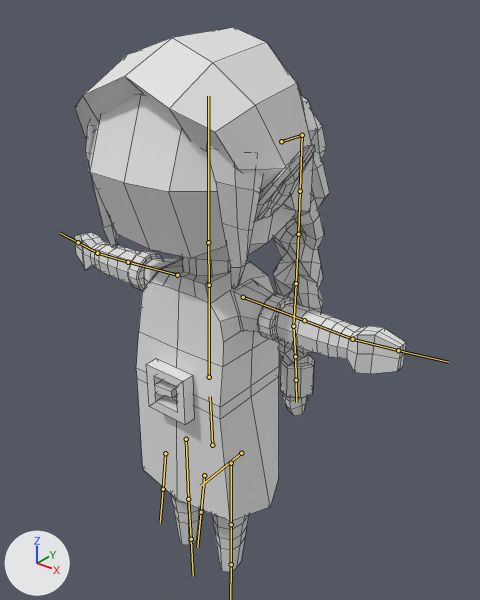
An edit to the FBX model Example/TestGraphicsApplication/Models/Character/Girl.fbx, drawn before and after from the same camera.
Before and after are seen from a camera (50 mm lens) standing at (0.00696, -0.00777, 0.011) and looking at (-0.0001, 0.00107, 0.00552). The axes (+X, +Y, +Z) are drawn at lower left. The lights are the same throughout. The bones that bend it are drawn over the model as lines. Mesh edges are drawn as thin lines.

Names of what the first picture shows: 'Body'.
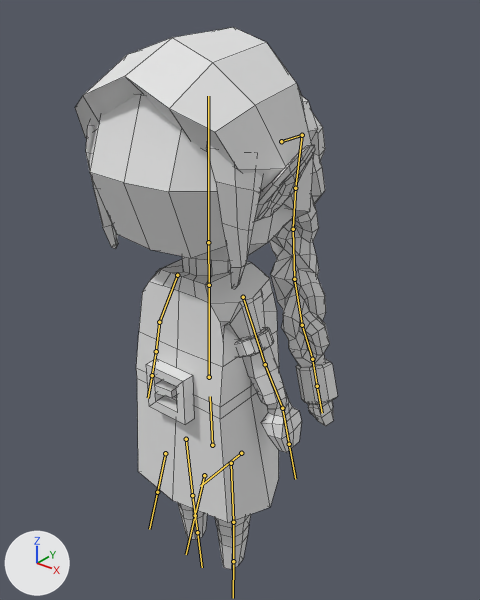
The newer file adds an action. The first version stands in its rest pose; the second is drawn at frame 4 of the action 'Skeleton|Action'.

Location of each change, (x1, y1, x2, y2) in pixels of the pictures (480 x 600 px):
```json
{"object": "Body", "change": "posed", "before": [74, 27, 406, 573], "after": [75, 27, 338, 570], "on screen": "21% narrower"}
{"bone": "LeftUpperArm", "before": "(243, 297) to (304, 320)", "after": "(243, 297) to (265, 364)"}
{"bone": "LeftLowerArm", "before": "(304, 320) to (352, 339)", "after": "(265, 364) to (282, 408)"}
{"bone": "LeftHand", "before": "(352, 339) to (398, 350)", "after": "(282, 408) to (289, 444)"}
{"bone": "RightUpperArm", "before": "(177, 275) to (128, 262)", "after": "(177, 275) to (159, 322)"}
{"bone": "RightLowerArm", "before": "(128, 262) to (97, 253)", "after": "(159, 322) to (156, 351)"}
{"bone": "RightHand", "before": "(97, 253) to (78, 242)", "after": "(156, 351) to (152, 375)"}
{"bone": "Braid1", "before": "(302, 135) to (300, 191)", "after": "(302, 135) to (295, 188)"}
{"bone": "Brain2", "before": "(300, 191) to (298, 233)", "after": "(295, 188) to (293, 228)"}
{"bone": "Braid3", "before": "(298, 234) to (296, 283)", "after": "(293, 229) to (294, 279)"}
{"bone": "Braid4", "before": "(296, 283) to (293, 326)", "after": "(294, 279) to (302, 324)"}
{"bone": "Braid5", "before": "(293, 326) to (295, 356)", "after": "(302, 325) to (312, 358)"}
{"bone": "Braid6", "before": "(295, 356) to (296, 380)", "after": "(312, 359) to (317, 386)"}
{"bone": "FrontSkirtLeft", "before": "(204, 475) to (201, 512)", "after": "(204, 475) to (195, 515)"}
{"bone": "FrontSkirtRight", "before": "(165, 453) to (163, 489)", "after": "(165, 453) to (157, 492)"}
{"bone": "LeftThigh", "before": "(231, 463) to (231, 524)", "after": "(231, 463) to (233, 521)"}
{"bone": "LeftCalf", "before": "(231, 524) to (231, 564)", "after": "(233, 522) to (233, 561)"}
{"bone": "RightThigh", "before": "(186, 439) to (188, 498)", "after": "(186, 439) to (192, 495)"}
```

The change, as JSON lines over the scene's bpy script:
```json
{"block": "bone_leftupperarm", "where": "bone_leftupperarm = bpy.data.objects['Skeleton'].pose.bones['LeftUpperArm']  # child of 'UpperSpine'"}
{"op": "set", "path": "bone_leftupperarm.rotation_quaternion", "old": "(1.0, 0.0, 0.0, 0.0)", "new": "(0.844, 0.243, 0.001, -0.479)", "note": "degrees (0, 0, 0) -> degrees (25, 14, -56)"}
{"block": "bone_leftlowerarm", "where": "bone_leftlowerarm = bpy.data.objects['Skeleton'].pose.bones['LeftLowerArm']  # child of 'LeftUpperArm'"}
{"op": "set", "path": "bone_leftlowerarm.rotation_quaternion", "old": "(1.0, 0.0, 0.0, 0.0)", "new": "(0.95, -0.029, 0.309, -0.043)", "note": "degrees (0, 0, 0) -> degrees (-6, 36, -7)"}
{"block": "bone_lefthand", "where": "bone_lefthand = bpy.data.objects['Skeleton'].pose.bones['LeftHand']  # child of 'LeftLowerArm'"}
{"op": "set", "path": "bone_lefthand.rotation_quaternion", "old": "(1.0, 0.0, 0.0, 0.0)", "new": "(0.88, -0.095, 0.445, -0.137)", "note": "degrees (0, 0, 0) -> degrees (-26, 49, -30)"}
{"block": "bone_rightupperarm", "where": "bone_rightupperarm = bpy.data.objects['Skeleton'].pose.bones['RightUpperArm']  # child of 'UpperSpine'"}
{"op": "set", "path": "bone_rightupperarm.rotation_quaternion", "old": "(1.0, 0.0, 0.0, 0.0)", "new": "(0.851, 0.233, 0.004, 0.471)", "note": "degrees (0, 0, 0) -> degrees (24, -12, 55)"}
{"block": "bone_rightlowerarm", "where": "bone_rightlowerarm = bpy.data.objects['Skeleton'].pose.bones['RightLowerArm']  # child of 'RightUpperArm'"}
{"op": "set", "path": "bone_rightlowerarm.rotation_quaternion", "old": "(1.0, 0.0, 0.0, 0.0)", "new": "(0.98, -0.016, -0.184, 0.079)", "note": "degrees (0, 0, 0) -> degrees (-4, -21, 10)"}
{"block": "bone_righthand", "where": "bone_righthand = bpy.data.objects['Skeleton'].pose.bones['RightHand']  # child of 'RightLowerArm'"}
{"op": "set", "path": "bone_righthand.rotation_quaternion", "old": "(1.0, 0.0, 0.0, 0.0)", "new": "(0.971, 0.069, -0.207, 0.1)", "note": "degrees (0, 0, 0) -> degrees (6, -25, 10)"}
{"block": "bone_braid1", "where": "bone_braid1 = bpy.data.objects['Skeleton'].pose.bones['Braid1']  # child of 'Braid0'"}
{"op": "set", "path": "bone_braid1.rotation_quaternion", "old": "(1.0, 0.0, 0.0, 0.0)", "new": "(0.996, 0.038, -0.032, 0.069)", "note": "degrees (0, 0, 0) -> degrees (4, -4, 8)"}
{"block": "bone_brain2", "where": "bone_brain2 = bpy.data.objects['Skeleton'].pose.bones['Brain2']  # child of 'Braid1'"}
{"op": "set", "path": "bone_brain2.rotation_quaternion", "old": "(1.0, 0.0, 0.0, 0.0)", "new": "(0.999, -0.009, -0.032, -0.03)", "note": "degrees (0, 0, 0) -> degrees (-1, -4, -3)"}
{"block": "bone_braid3", "where": "bone_braid3 = bpy.data.objects['Skeleton'].pose.bones['Braid3']  # child of 'Brain2'"}
{"op": "set", "path": "bone_braid3.rotation_quaternion", "old": "(1.0, 0.0, 0.0, 0.0)", "new": "(0.995, -0.052, -0.029, -0.085)", "note": "degrees (0, 0, 0) -> degrees (-6, -4, -10)"}
{"block": "bone_braid4", "where": "bone_braid4 = bpy.data.objects['Skeleton'].pose.bones['Braid4']  # child of 'Braid3'"}
{"op": "set", "path": "bone_braid4.rotation_quaternion", "old": "(1.0, 0.0, 0.0, 0.0)", "new": "(0.994, -0.048, -0.028, -0.089)", "note": "degrees (0, 0, 0) -> degrees (-5, -4, -10)"}
{"block": "bone_braid5", "where": "bone_braid5 = bpy.data.objects['Skeleton'].pose.bones['Braid5']  # child of 'Braid4'"}
{"op": "set", "path": "bone_braid5.rotation_quaternion", "old": "(1.0, 0.0, 0.0, 0.0)", "new": "(0.999, 0.001, -0.032, -0.03)", "note": "degrees (0, 0, 0) -> degrees (0, -4, -3)"}
{"block": "bone_braid6", "where": "bone_braid6 = bpy.data.objects['Skeleton'].pose.bones['Braid6']  # child of 'Braid5'"}
{"op": "set", "path": "bone_braid6.rotation_quaternion", "old": "(1.0, 0.0, 0.0, 0.0)", "new": "(0.998, -0.025, -0.037, 0.042)", "note": "degrees (0, 0, 0) -> degrees (-3, -4, 5)"}
{"block": "bone_frontskirtleft", "where": "bone_frontskirtleft = bpy.data.objects['Skeleton'].pose.bones['FrontSkirtLeft']  # child of 'LowerSpine'"}
{"op": "set", "path": "bone_frontskirtleft.rotation_quaternion", "old": "(1.0, 0.0, 0.0, 0.0)", "new": "(0.995, -0.104, -0.003, -0.002)", "note": "degrees (0, 0, 0) -> degrees (-12, 0, 0)"}
{"block": "bone_frontskirtright", "where": "bone_frontskirtright = bpy.data.objects['Skeleton'].pose.bones['FrontSkirtRight']  # child of 'LowerSpine'"}
{"op": "set", "path": "bone_frontskirtright.rotation_quaternion", "old": "(1.0, 0.0, 0.0, 0.0)", "new": "(0.995, -0.096, -0.003, -0.002)", "note": "degrees (0, 0, 0) -> degrees (-11, 0, 0)"}
{"block": "bone_leftthigh", "where": "bone_leftthigh = bpy.data.objects['Skeleton'].pose.bones['LeftThigh']  # child of 'Root'"}
{"op": "set", "path": "bone_leftthigh.rotation_quaternion", "old": "(1.0, 0.0, 0.0, 0.0)", "new": "(0.999, 0.026, 0.033, 0.002)", "note": "degrees (0, 0, 0) -> degrees (3, 4, 0)"}
{"block": "bone_leftcalf", "where": "bone_leftcalf = bpy.data.objects['Skeleton'].pose.bones['LeftCalf']  # child of 'LeftThigh'"}
{"op": "set", "path": "bone_leftcalf.rotation_quaternion", "old": "(1.0, 0.0, 0.0, 0.0)", "new": "(1.0, 0.011, 0.0, 0.02)", "note": "degrees (0, 0, 0) -> degrees (1, 0, 2)"}
{"block": "bone_rightthigh", "where": "bone_rightthigh = bpy.data.objects['Skeleton'].pose.bones['RightThigh']  # child of 'Root'"}
{"op": "set", "path": "bone_rightthigh.rotation_quaternion", "old": "(1.0, 0.0, 0.0, 0.0)", "new": "(0.999, 0.04, 0.0, 0.0)", "note": "degrees (0, 0, 0) -> degrees (5, 0, 0)"}
```
